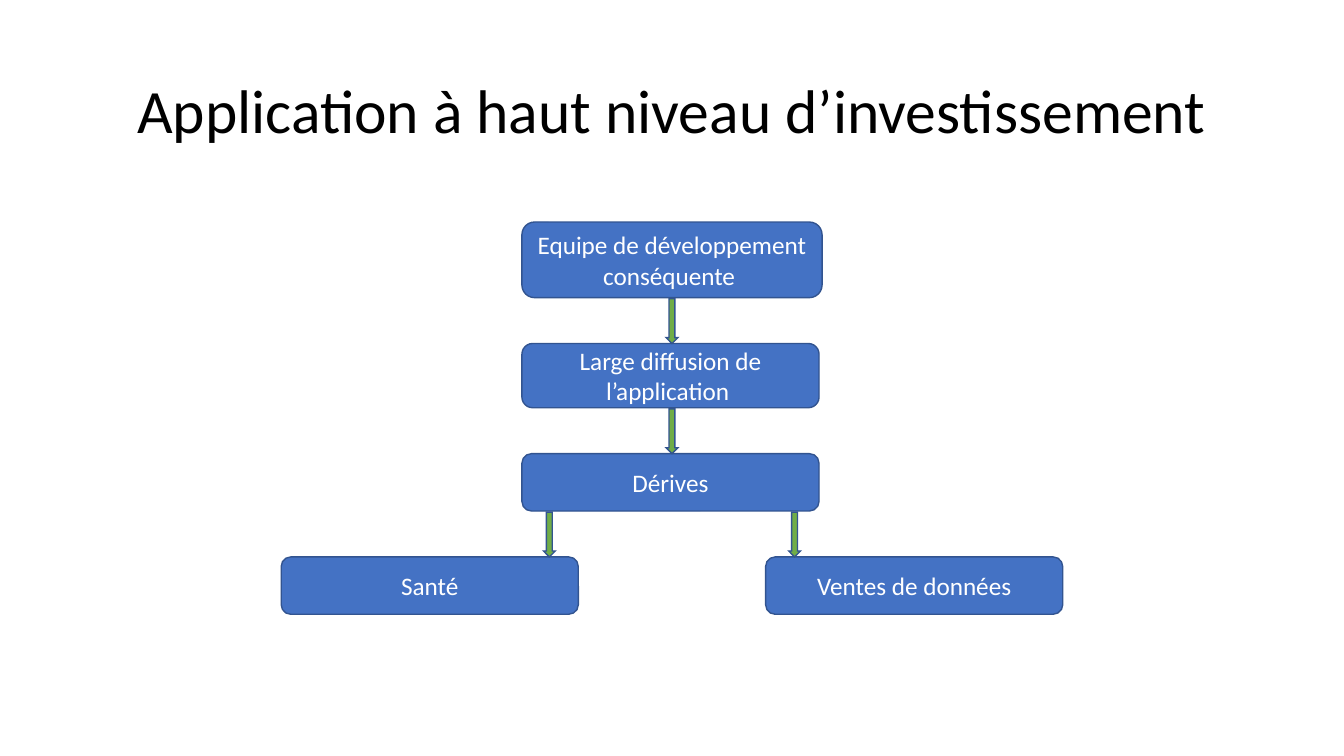
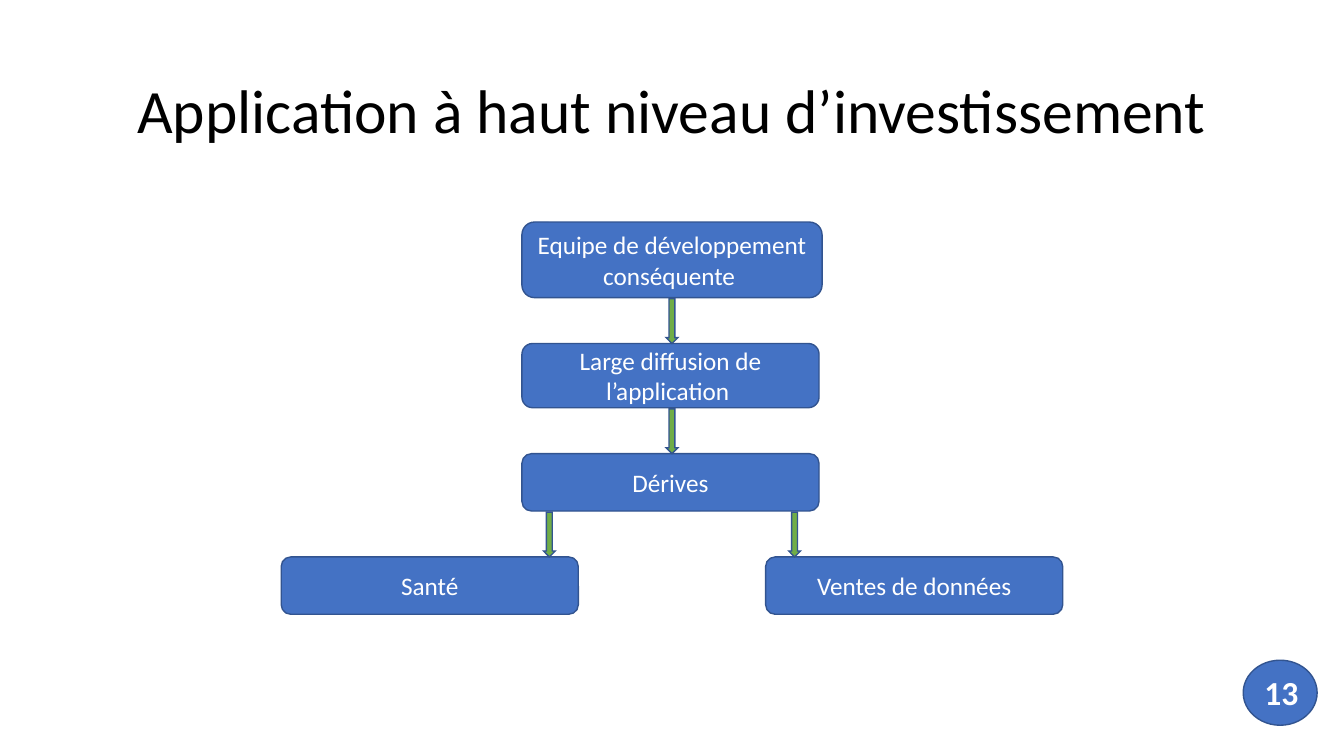
Before and after one commit to gmetras2001/EAN13-Barcode-Reader, a slide deck: slide 15 of Notre rapport/diapo code-barres.pptx (slide 12 before the commit). Drawn at 1344x756 pixels with LibreOffice and Linux fonts; fonts in the diff are those of the drawing. Boxes give left, top, right and bottom in pixels: in the first picture for what was removed or moved away, otherwise in the second. Text is boxed around its words. In the diff, an @@ line names an element or a change of style, - is before the commit and + after.

```diff
--- a/Notre rapport/diapo code-barres.pptx
+++ b/Notre rapport/diapo code-barres.pptx
@@ ellipse added at (1243, 660, 1317, 726), fill #4472C4, outline #325491 1 pt @@
@@ text added at (1264, 683, 1298, 705), 24 pt, text #FFFFFF, bold @@
+13
```
Also in this commit, not shown: 13 other slides changed, 1 slide added.
